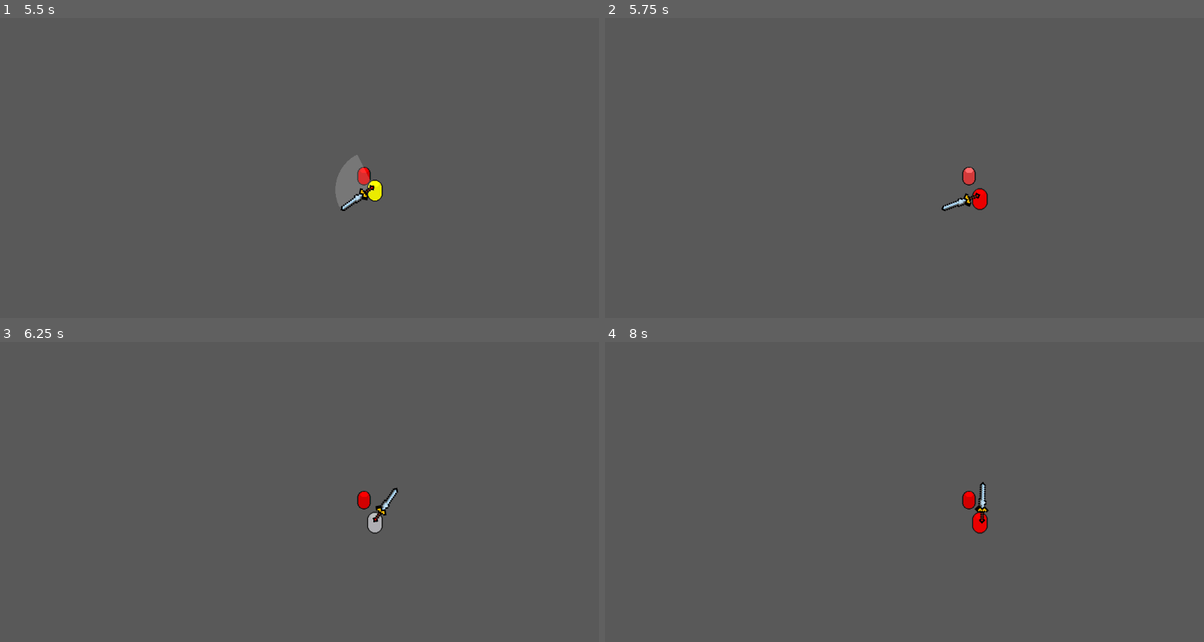
Above: before the commit, frames 1-4 (two rows, left to right).
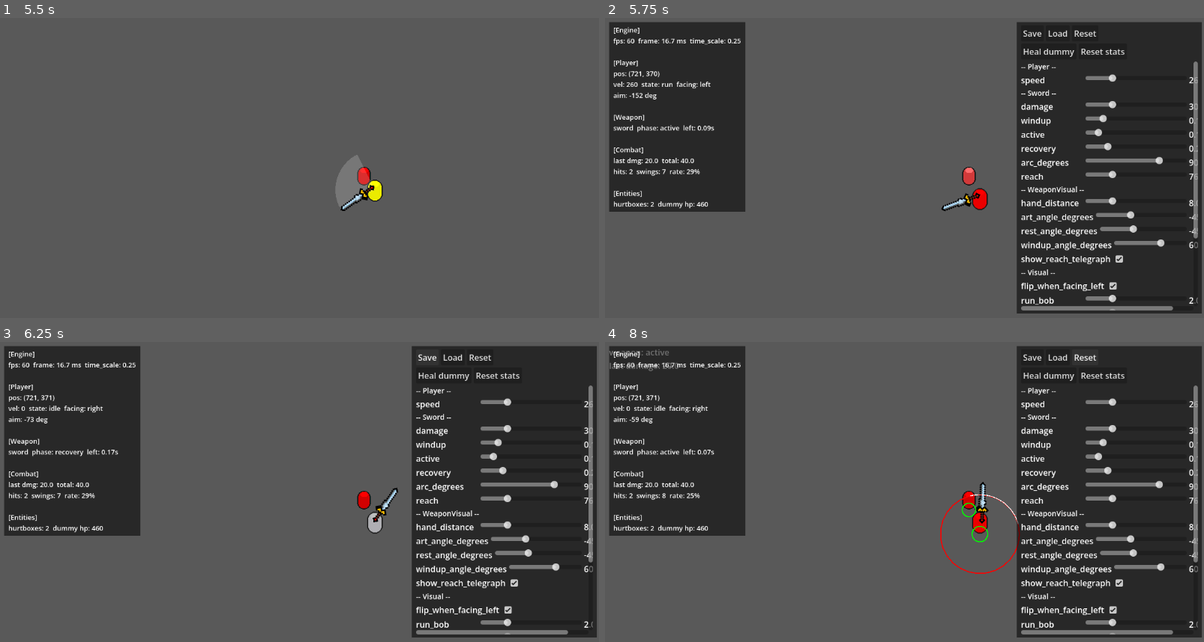
Above: after the commit, the same moments.

Repository: Matcry12/Thiat
Game: Godot game, scene res://scenes/arena.tscn
Same seed, same stepped clock (60 frames per second), same inputs: the game is played once before the commit and once after it.
Inputs (mouse positions are in pixels of both pictures, inside the frame that each line leads up to):
- Up to frame 1 (5.5 s): tap Enter at 0.5 s; move the mouse to (431, 168) at 0.52 s; hold D (move_right) 0.53-1.28 s; click (431, 168) at 0.6 s; move the mouse to (179, 204) at 1.27 s; hold S (move_down) 1.28-2.03 s; click (179, 204) at 1.35 s; move the mouse to (359, 111) at 2.02 s; hold D (move_right) 2.03-2.78 s; click (359, 111) at 2.1 s; move the mouse to (269, 252) at 2.77 s; hold W (move_up) 2.78-3.53 s; click (269, 252) at 2.85 s; move the mouse to (479, 237) at 3.52 s; hold A (move_left) 3.53-5.03 s; click (479, 237) at 3.6 s; tap F1 (debug_hitboxes) at 4.15 s; move the mouse to (119, 135) at 4.27 s; click (119, 135) at 4.35 s; tap F2 (debug_slowmo) at 4.9 s; move the mouse to (329, 186) at 5.02 s; hold S (move_down) from 5.03 s (still down); click (329, 186) at 5.1 s
- Up to frame 2 (5.75 s): keep holding S (move_down); tap F3 (debug_panel, bound only after the commit) at 5.65 s
- Up to frame 3 (6.25 s): release S (move_down) at 5.75 s; click (425, 357) at 5.75 s, where only the run after the commit has a clickable "Save"
- Up to frame 4 (8 s): click (1060, 357) at 6.5 s, where only the run after the commit has a clickable "Load"; click (1084, 357) at 7.25 s, where only the run after the commit has a clickable "Reset"

Frame 1 is identical in both runs. In frame 2, 43% of the frame differs, in the area x 0-100%, y 1-99%; in frame 3, 43%; in frame 4, 43%.

Commit message:
feat(debug): F3 status and live tuning panel; CLAUDE.md rule 7 test mode
F3 shows a Minecraft-style readout (fps, position, velocity, move state, facing,
aim, weapon phase and time left, damage totals, hit rate, entity counts, time
scale) beside a scrollable list of sliders for every tunable number.

The slider list is built by reflection over @export properties of registered
targets, not hardcoded: 19 properties discovered today, and a new @export added
anywhere appears automatically. Changes apply instantly - editing the sword's
windup affects the very next swing. Save/Load/Reset persist a set to
user://tuning.json.

CLAUDE.md rule 7: test mode ships with every feature. New numbers are @export,
new state shows in F3, new shapes draw in F1, and anything hard to reach gets a
trigger key.

Co-Authored-By: Claude Opus 5 <noreply@anthropic.com>

Diff:
--- a/project.godot
+++ b/project.godot
@@ -65,6 +65,12 @@
 Object(InputEventKey,"resource_local_to_scene":false,"resource_name":"","device":-1,"window_id":0,"alt_pressed":false," …(184 unchanged characters)…
 ]
 }
+debug_panel={
+"deadzone": 0.5,
+"events": [
+Object(InputEventKey,"resource_local_to_scene":false,"resource_name":"","device":-1,"window_id":0,"alt_pressed":false,"shift_pressed":false,"ctrl_pressed":false,"meta_pressed":false,"pressed":false,"keycode":0,"physical_keycode":4194334,"key_label":0,"unicode":0,"location":0,"echo":false,"script":null)
+]
+}
 
 [physics]
 
--- a/scenes/arena.tscn
+++ b/scenes/arena.tscn
@@ -1,8 +1,9 @@
-[gd_scene load_steps=6 format=3]
+[gd_scene load_steps=7 format=3]
 
 [ext_resource type="PackedScene" path="res://scenes/player.tscn" id="1"]
 [ext_resource type="PackedScene" path="res://scenes/dummy.tscn" id="2"]
 [ext_resource type="Script" path="res://scripts/debug_overlay.gd" id="3"]
+[ext_resource type="Script" path="res://scripts/debug/tuning_panel.gd" id="4"]
 
 [sub_resource type="RectangleShape2D" id="WallH"]
 size = Vector2(1152, 32)
@@ -72,3 +73,9 @@
 offset_top = 8.0
 offset_right = 300.0
 offset_bottom = 60.0
+
+[node name="TuningPanel" type="CanvasLayer" parent="."]
+script = ExtResource("4")
+player_path = NodePath("../Player")
+dummy_path = NodePath("../Dummy")
+debug_overlay_path = NodePath("../DebugOverlay")
--- /dev/null
+++ b/scripts/debug/tuning_panel.gd
@@ -0,0 +1,388 @@
+extends CanvasLayer
+class_name TuningPanel
+## F3: Minecraft-F3-style panel. Left = live status readout. Right = live
+## tuning sliders. See docs/wiki/prototype-v0.md §1c.
+##
+## The slider list is NOT hardcoded. `_collect_tunable_properties()` walks
+## `get_property_list()` on each registered target and keeps FLOAT/INT/BOOL
+## properties with PROPERTY_USAGE_SCRIPT_VARIABLE + PROPERTY_USAGE_EDITOR —
+## i.e. every `@export`. Add a new `@export` anywhere on a registered target
+## and it appears here with zero changes to this file.
+##
+## Dev-only: disabled in release exports unless `enabled_in_release` is set.
+
+@export var enabled_in_release := false
+
+@export var player_path: NodePath
+@export var dummy_path: NodePath
+@export var debug_overlay_path: NodePath
+
+## Per-property range override, for the few properties where "derive from the
+## current value" (see `_range_for`) gives a bad slider range. Keyed by
+## property name only — NOT a hardcoded list of which properties exist.
+@export var range_overrides: Dictionary = {
+	"arc_degrees": {"min": -180.0, "max": 180.0},
+	"art_angle_degrees": {"min": -180.0, "max": 180.0},
+	"windup_angle_degrees": {"min": -180.0, "max": 180.0},
+	"rest_angle_degrees": {"min": -180.0, "max": 180.0},
+}
+
+const SAVE_PATH := "user://tuning.json"
+
+var _player: CharacterBody2D
+var _dummy: StaticBody2D
+var _debug_overlay: CanvasLayer
+var _weapon_holder: WeaponHolder
+var _dummy_health: Health
+
+var _targets: Array = []          # [{"name": String, "object": Object}]
+var _controls: Dictionary = {}    # "Target.prop" -> {obj, prop, control, value_label, is_bool, is_int}
+var _initial_values: Dictionary = {}  # "Target.prop" -> value captured at startup, for Reset
+
+var _status_label: Label
+var _tuning_list: VBoxContainer
+
+var _total_damage := 0.0
+var _last_damage := 0.0
+var _hits := 0
+var _swings := 0
+
+
+func _ready() -> void:
+	if not enabled_in_release and not OS.is_debug_build():
+		queue_free()
+		return
+
+	_player = get_node(player_path)
+	_dummy = get_node(dummy_path)
+	_debug_overlay = get_node(debug_overlay_path)
+	_weapon_holder = _player.get_node("WeaponHolder")
+	_dummy_health = _dummy.get_node("Health")
+
+	_weapon_holder.state_changed.connect(_on_weapon_state_changed)
+	_dummy_health.damaged.connect(_on_dummy_damaged)
+
+	_targets = [
+		{"name": "Player", "object": _player},
+		{"name": "Sword", "object": _weapon_holder.weapon},
+		{"name": "WeaponVisual", "object": _player.get_node("WeaponVisual")},
+		{"name": "Visual", "object": _player.visual},
+		{"name": "Dummy Health", "object": _dummy_health},
+		{"name": "Debug", "object": _debug_overlay},
+	]
+
+	_build_ui()
+	visible = false
+
+
+func _unhandled_input(event: InputEvent) -> void:
+	if event.is_action_pressed("debug_panel"):
+		visible = not visible
+
+
+func _process(_delta: float) -> void:
+	if not visible:
+		return
+	_update_status_text()
+
+
+# ---------------------------------------------------------------- status ---
+
+func _update_status_text() -> void:
+	var fps := Engine.get_frames_per_second()
+	var frame_ms := 1000.0 / maxf(fps, 1.0)
+
+	var vel: Vector2 = _player.velocity
+	var move_state := "run" if vel.length() > 1.0 else "idle"
+	var facing := "left" if _player.aim_direction.x < 0.0 else "right"
+	var aim_deg := rad_to_deg(_player.aim_direction.angle())
+
+	var weapon: WeaponData = _weapon_holder.weapon
+	var weapon_name := "(none)"
+	if weapon != null:
+		weapon_name = weapon.resource_path.get_file().get_basename() if weapon.resource_path != "" else "(unsaved)"
+	var phase_names := ["idle", "windup", "active", "recovery"]
+	var phase_name: String = phase_names[_weapon_holder.phase]
+	var phase_duration := 0.0
+	if weapon != null:
+		match _weapon_holder.phase:
+			WeaponHolder.Phase.WINDUP: phase_duration = weapon.windup
+			WeaponHolder.Phase.ACTIVE: phase_duration = weapon.active
+			WeaponHolder.Phase.RECOVERY: phase_duration = weapon.recovery
+	# ponytail: reaches into WeaponHolder._phase_time (no getter exists) because
+	# adding one would mean editing combat code, which the brief disallows.
+	var time_left := maxf(0.0, phase_duration - _weapon_holder._phase_time)
+
+	var hurtbox_count := get_tree().get_nodes_in_group("hurtbox").size()
+	var hit_rate := (float(_hits) / _swings * 100.0) if _swings > 0 else 0.0
+
+	_status_label.text = "\n".join([
+		"[Engine]",
+		"fps: %d  frame: %.1f ms  time_scale: %.2f" % [fps, frame_ms, Engine.time_scale],
+		"",
+		"[Player]",
+		"pos: (%d, %d)" % [roundi(_player.global_position.x), roundi(_player.global_position.y)],
+		"vel: %.0f  state: %s  facing: %s" % [vel.length(), move_state, facing],
+		"aim: %.0f deg" % aim_deg,
+		"",
+		"[Weapon]",
+		"%s  phase: %s  left: %.2fs" % [weapon_name, phase_name, time_left],
+		"",
+		"[Combat]",
+		"last dmg: %.1f  total: %.1f" % [_last_damage, _total_damage],
+		"hits: %d  swings: %d  rate: %.0f%%" % [_hits, _swings, hit_rate],
+		"",
+		"[Entities]",
+		"hurtboxes: %d  dummy hp: %.0f" % [hurtbox_count, _dummy_health.hp],
+	])
+
+
+func _on_weapon_state_changed(state: String) -> void:
+	if state == "windup":
+		_swings += 1
+
+
+func _on_dummy_damaged(amount: float) -> void:
+	_last_damage = amount
+	_total_damage += amount
+	_hits += 1
+
+
+# ------------------------------------------------------------- reflection ---
+
+func _collect_tunable_properties(obj: Object) -> Array:
+	var result: Array = []
+	for prop in obj.get_property_list():
+		var usage: int = prop["usage"]
+		if usage & PROPERTY_USAGE_SCRIPT_VARIABLE == 0:
+			continue
+		if usage & PROPERTY_USAGE_EDITOR == 0:
+			continue
+		if prop["type"] != TYPE_FLOAT and prop["type"] != TYPE_INT and prop["type"] != TYPE_BOOL:
+			continue
+		result.append({"name": prop["name"], "type": prop["type"]})
+	return result
+
+
+func _range_for(prop_name: String, current: float) -> Vector2:
+	if range_overrides.has(prop_name):
+		var o: Dictionary = range_overrides[prop_name]
+		return Vector2(o["min"], o["max"])
+	if current > 0.0:
+		return Vector2(0.0, maxf(current * 4.0, 1.0))
+	elif current < 0.0:
+		var a := maxf(absf(current) * 4.0, 1.0)
+		return Vector2(-a, a)
+	return Vector2(0.0, 1.0)
+
+
+# --------------------------------------------------------------------- UI ---
+
+func _build_ui() -> void:
+	var root := Control.new()
+	root.set_anchors_preset(Control.PRESET_FULL_RECT)
+	root.mouse_filter = Control.MOUSE_FILTER_IGNORE
+	add_child(root)
+
+	var panel_bg := StyleBoxFlat.new()
+	panel_bg.bg_color = Color(0, 0, 0, 0.55)
+	panel_bg.content_margin_left = 8
+	panel_bg.content_margin_right = 8
+	panel_bg.content_margin_top = 6
+	panel_bg.content_margin_bottom = 6
+
+	# --- status, top-left. Blocks its own small area only, not the screen. ---
+	var status_panel := PanelContainer.new()
+	status_panel.position = Vector2(8, 8)
+	status_panel.mouse_filter = Control.MOUSE_FILTER_STOP
+	status_panel.add_theme_stylebox_override("panel", panel_bg)
+	root.add_child(status_panel)
+
+	_status_label = Label.new()
+	_status_label.add_theme_font_size_override("font_size", 13)
+	status_panel.add_child(_status_label)
+
+	# --- tuning, top-right, scrollable ---
+	var tuning_panel := PanelContainer.new()
+	tuning_panel.anchor_left = 1.0
+	tuning_panel.anchor_right = 1.0
+	tuning_panel.offset_left = -360
+	tuning_panel.offset_right = -8
+	tuning_panel.offset_top = 8
+	tuning_panel.offset_bottom = -8
+	tuning_panel.mouse_filter = Control.MOUSE_FILTER_STOP
+	tuning_panel.add_theme_stylebox_override("panel", panel_bg)
+	root.add_child(tuning_panel)
+
+	var tuning_vbox := VBoxContainer.new()
+	tuning_panel.add_child(tuning_vbox)
+
+	var button_row := HBoxContainer.new()
+	tuning_vbox.add_child(button_row)
+	_add_button(button_row, "Save", _on_save_pressed)
+	_add_button(button_row, "Load", _on_load_pressed)
+	_add_button(button_row, "Reset", _on_reset_pressed)
+
+	var action_row := HBoxContainer.new()
+	tuning_vbox.add_child(action_row)
+	_add_button(action_row, "Heal dummy", _on_heal_dummy)
+	_add_button(action_row, "Reset stats", _on_reset_stats)
+
+	var scroll := ScrollContainer.new()
+	scroll.custom_minimum_size = Vector2(340, 480)
+	scroll.size_flags_vertical = Control.SIZE_EXPAND_FILL
+	tuning_vbox.add_child(scroll)
+
+	_tuning_list = VBoxContainer.new()
+	_tuning_list.size_flags_horizontal = Control.SIZE_EXPAND_FILL
+	scroll.add_child(_tuning_list)
+
+	for target in _targets:
+		_add_target_section(target["name"], target["object"])
+
+
+func _add_button(parent: Control, text: String, cb: Callable) -> void:
+	var b := Button.new()
+	b.text = text
+	b.pressed.connect(cb)
+	parent.add_child(b)
+
+
+func _add_target_section(target_name: String, obj: Object) -> void:
+	if obj == null:
+		return
+	var props := _collect_tunable_properties(obj)
+	if props.is_empty():
+		return
+
+	var heading := Label.new()
+	heading.text = "-- %s --" % target_name
+	heading.add_theme_font_size_override("font_size", 14)
+	_tuning_list.add_child(heading)
+
+	for prop_info in props:
+		_add_property_row(target_name, obj, prop_info["name"], prop_info["type"])
+
+
+func _add_property_row(target_name: String, obj: Object, prop_name: String, type: int) -> void:
+	var key := "%s.%s" % [target_name, prop_name]
+	var current = obj.get(prop_name)
+	_initial_values[key] = current
+
+	var row := HBoxContainer.new()
+	_tuning_list.add_child(row)
+
+	var name_label := Label.new()
+	name_label.text = prop_name
+	name_label.custom_minimum_size = Vector2(120, 0)
+	row.add_child(name_label)
+
+	if type == TYPE_BOOL:
+		var check := CheckBox.new()
+		check.button_pressed = current
+		check.toggled.connect(func(pressed: bool): _apply_value(key, pressed))
+		row.add_child(check)
+		_controls[key] = {"obj": obj, "prop": prop_name, "control": check, "value_label": name_label, "is_bool": true, "is_int": false}
+	else:
+		var is_int := type == TYPE_INT
+		var range_v := _range_for(prop_name, float(current))
+		var slider := HSlider.new()
+		slider.min_value = range_v.x
+		slider.max_value = range_v.y
+		slider.step = 1.0 if is_int else maxf((range_v.y - range_v.x) / 200.0, 0.001)
+		slider.value = float(current)
+		slider.custom_minimum_size = Vector2(140, 0)
+		slider.size_flags_horizontal = Control.SIZE_EXPAND_FILL
+		row.add_child(slider)
+
+		var value_label := Label.new()
+		value_label.text = _format_value(current)
+		value_label.custom_minimum_size = Vector2(55, 0)
+		row.add_child(value_label)
+
+		slider.value_changed.connect(func(v: float): _apply_value(key, v))
+		_controls[key] = {"obj": obj, "prop": prop_name, "control": slider, "value_label": value_label, "is_bool": false, "is_int": is_int}
+
+
+func _format_value(v) -> String:
+	if typeof(v) == TYPE_BOOL:
+		return "true" if v else "false"
+	elif typeof(v) == TYPE_FLOAT:
+		return "%.2f" % v
+	return str(v)
+
+
+# ---------------------------------------------------------- apply / save ---
+
+## Single entry point for every value change: slider drag, checkbox toggle,
+## Load, and Reset all go through this — so all of them print the change
+## line and keep the widget in sync with the target.
+func _apply_value(key: String, value) -> void:
+	if not _controls.has(key):
+		return
+	var entry: Dictionary = _controls[key]
+	var obj: Object = entry["obj"]
+	var prop: String = entry["prop"]
+	var old = obj.get(prop)
+
+	var new_value
+	if entry["is_bool"]:
+		new_value = bool(value)
+		obj.set(prop, new_value)
+		entry["control"].set_pressed_no_signal(new_value)
+	elif entry["is_int"]:
+		new_value = roundi(float(value))
+		obj.set(prop, new_value)
+		entry["control"].set_value_no_signal(new_value)
+	else:
+		new_value = float(value)
+		obj.set(prop, new_value)
+		entry["control"].set_value_no_signal(new_value)
+		entry["value_label"].text = _format_value(new_value)
+
+	print("%s: %s -> %s" % [key, old, new_value])
+
+
+func _on_save_pressed() -> void:
+	var data := {}
+	for key in _controls.keys():
+		var entry: Dictionary = _controls[key]
+		data[key] = entry["obj"].get(entry["prop"])
+	var f := FileAccess.open(SAVE_PATH, FileAccess.WRITE)
+	f.store_string(JSON.stringify(data))
+	f.close()
+	print("tuning: saved -> %s" % SAVE_PATH)
+
+
+func _on_load_pressed() -> void:
+	if not FileAccess.file_exists(SAVE_PATH):
+		print("tuning: no save file at %s" % SAVE_PATH)
+		return
+	var f := FileAccess.open(SAVE_PATH, FileAccess.READ)
+	var data = JSON.parse_string(f.get_as_text())
+	f.close()
+	if typeof(data) != TYPE_DICTIONARY:
+		print("tuning: save file is corrupt")
+		return
+	for key in data.keys():
+		_apply_value(key, data[key])
+	print("tuning: loaded <- %s" % SAVE_PATH)
+
+
+func _on_reset_pressed() -> void:
+	for key in _initial_values.keys():
+		_apply_value(key, _initial_values[key])
+	print("tuning: reset to startup values")
+
+
+func _on_heal_dummy() -> void:
+	_dummy_health.hp = _dummy_health.max_hp
+	print("tuning: dummy healed -> %.0f" % _dummy_health.hp)
+
+
+func _on_reset_stats() -> void:
+	_total_damage = 0.0
+	_last_damage = 0.0
+	_hits = 0
+	_swings = 0
+	print("tuning: stats reset")
--- a/scripts/debug_overlay.gd
+++ b/scripts/debug_overlay.gd
@@ -4,7 +4,7 @@
 
 @export var player_path: NodePath
 
-var enabled := true
+@export var enabled := true  ## exported so the F3 tuning panel can reflect it
 var last_damage := 0.0
 var weapon_state := "idle"
 
--- /dev/null
+++ b/tests/test_tuning_panel.gd
@@ -0,0 +1,35 @@
+extends SceneTree
+# Headless: the F3 panel discovers tunable properties by REFLECTION (not a
+# hardcoded list) and its apply path actually changes the target.
+func _init():
+	var arena = load("res://scenes/arena.tscn").instantiate()
+	root.add_child(arena)
+	await process_frame
+	var panel = arena.get_node("TuningPanel")
+
+	var count: int = panel._controls.size()
+	print("discovered properties: ", count)
+	var ok: bool = count > 8
+
+	# Apply through the panel's own path (the same one Save/Load/sliders use),
+	# not by poking the target object directly.
+	var any_key: String = panel._controls.keys()[0]
+	var entry: Dictionary = panel._controls[any_key]
+	var target: Object = entry["obj"]
+	var prop: String = entry["prop"]
+	var before = target.get(prop)
+	var new_value
+	if entry["is_bool"]:
+		new_value = not bool(before)
+	elif entry["is_int"]:
+		new_value = int(before) + 1
+	else:
+		new_value = float(before) + 1.0
+	panel._apply_value(any_key, new_value)
+	var after = target.get(prop)
+	var changed: bool = after != before
+	print("%s: %s -> %s (changed=%s)" % [any_key, before, after, changed])
+	ok = ok and changed
+
+	print("PASS" if ok else "FAIL")
+	quit(0 if ok else 1)
Not shown, added: scripts/debug/tuning_panel.gd.uid
Not shown, added: tests/test_tuning_panel.gd.uid
Not shown, changed: CLAUDE.md
